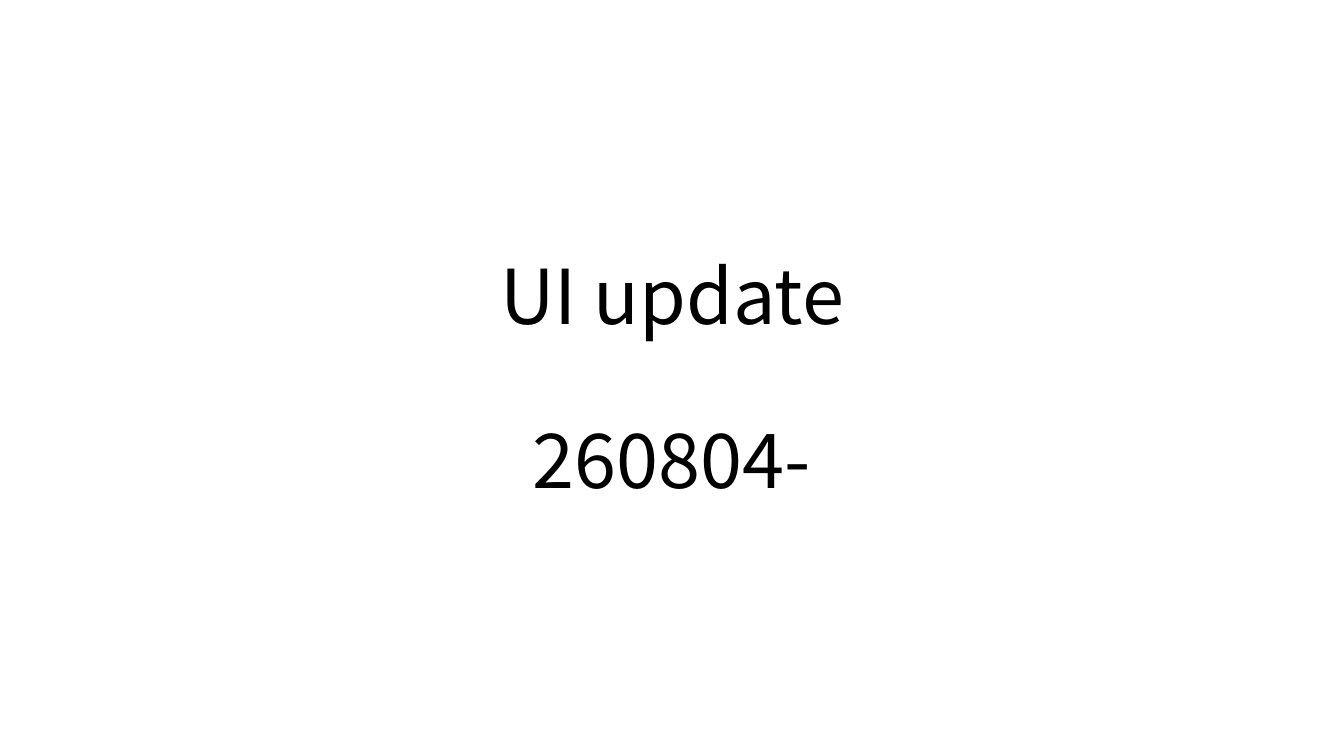
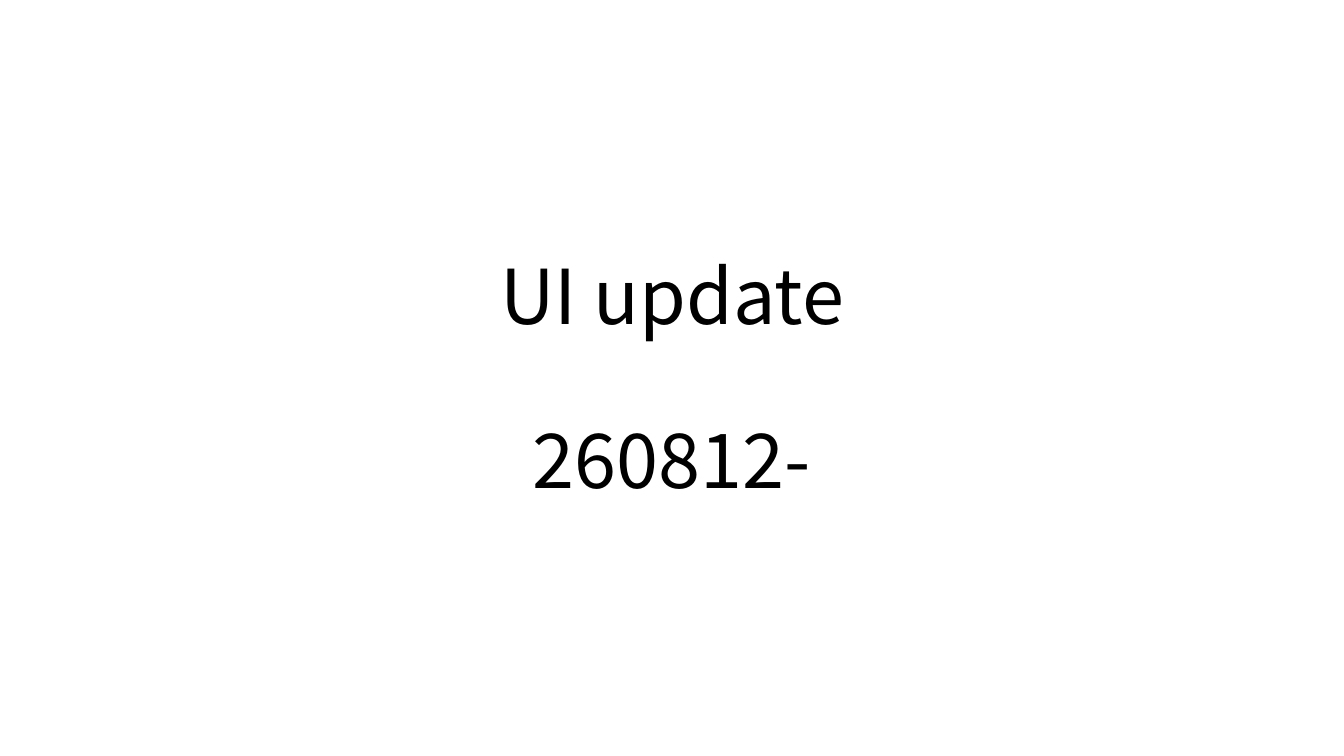
Before and after one commit to sanolamian12/SamChess, a slide deck: slide 26 of docs/삼국 약식 체스.pptx. Drawn at 1344x756 pixels with LibreOffice and Linux fonts; fonts in the diff are those of the drawing. Boxes give left, top, right and bottom in pixels: in the first picture for what was removed or moved away, otherwise in the second. Text is boxed around its words. In the diff, an @@ line names an element or a change of style, - is before the commit and + after.

```diff
--- a/docs/삼국 약식 체스.pptx
+++ b/docs/삼국 약식 체스.pptx
@@ title at (500,263,844,489): text changed @@
-UI update
-260804-
+UI update
+260812-
```
Also in this commit, not shown: 4 slides added, 27 other files.
